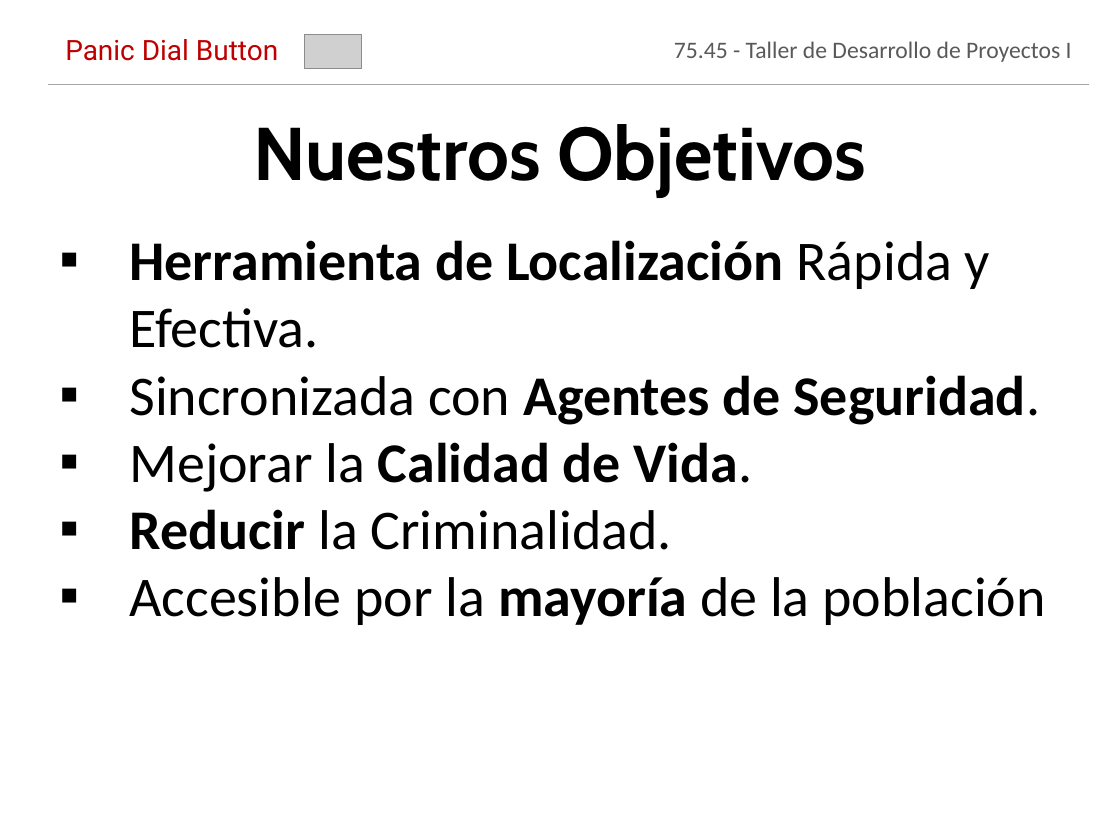
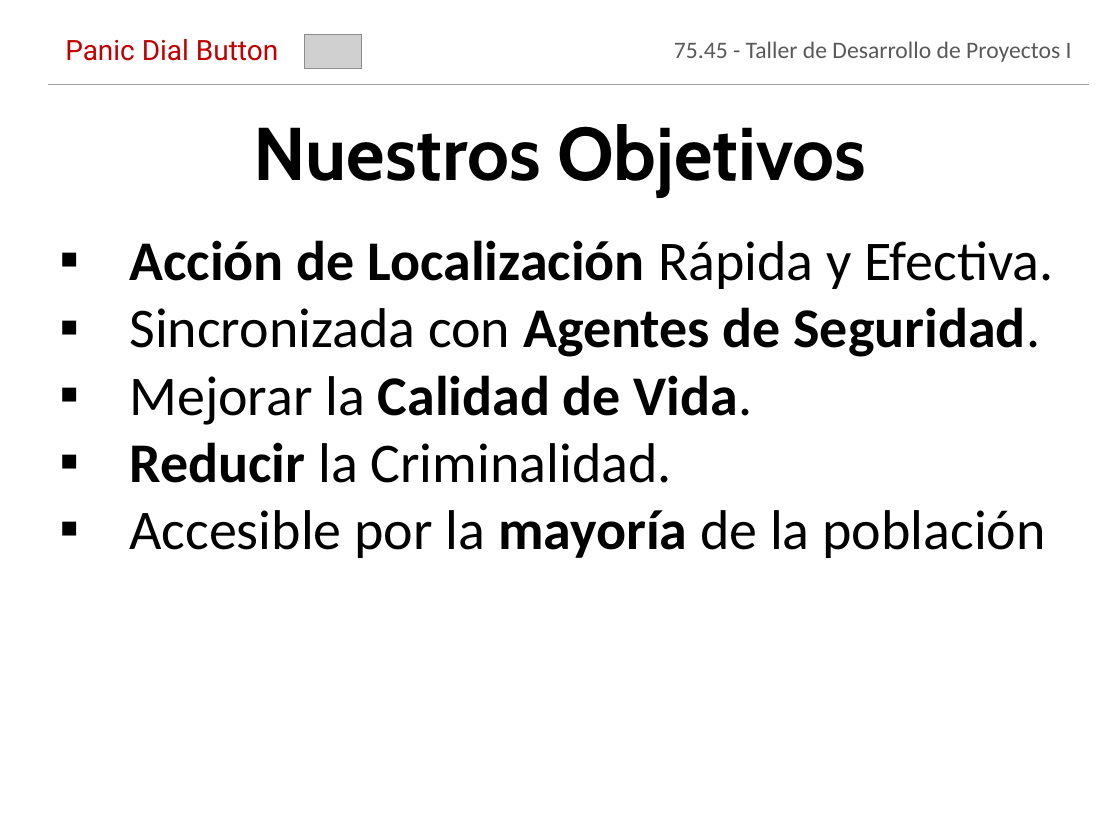
Before and after one commit to jmonetti/2012-1er-taller-de-desarrollo-de-proyectos-i, a slide deck: slide 3 of docs/Presentacion final/PresentacionFinal_V7.pptx. Drawn at 1120x840 pixels with LibreOffice and Linux fonts; fonts in the diff are those of the drawing; grey boxes stand for pictures; background and template pictures are left out. Boxes give left, top, right and bottom in pixels: in the first picture for what was removed or moved away, otherwise in the second. Text is boxed around its words. In the diff, an @@ line names an element or a change of style, - is before the commit and + after.

```diff
--- a/docs/Presentacion final/PresentacionFinal_V7.pptx
+++ b/docs/Presentacion final/PresentacionFinal_V7.pptx
@@ text at box(129, 240, 1053, 289): text changed @@
-▪ Herramienta de Localización Rápida y Efectiva.
+▪ Acción de Localización Rápida y Efectiva.
```
Also in this commit, not shown: 22 other slides changed.
